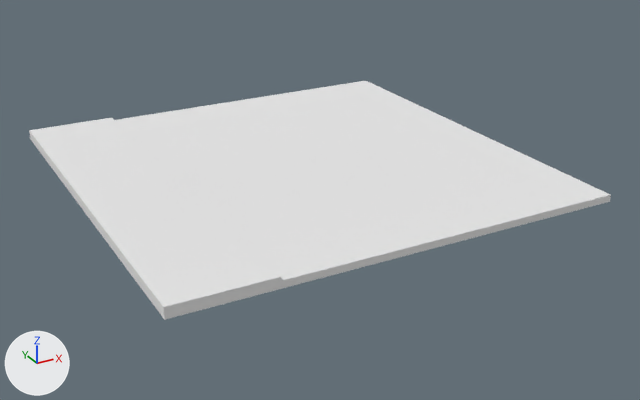
One commit to the OBJ model LD32/Assets/Meshes/World/Street.obj: the scene before it, then after it.
Both versions are drawn from a 50 mm lens placed at (-111.2, -217.5, 96.6), pointed at (4.3, -7.4, -8.5). Every picture has the same lights, and +X, +Y and +Z are marked at lower left. Where no turn or scale is listed for an object, it has been applied to the vertices.

Objects in the first picture: 'Street'.
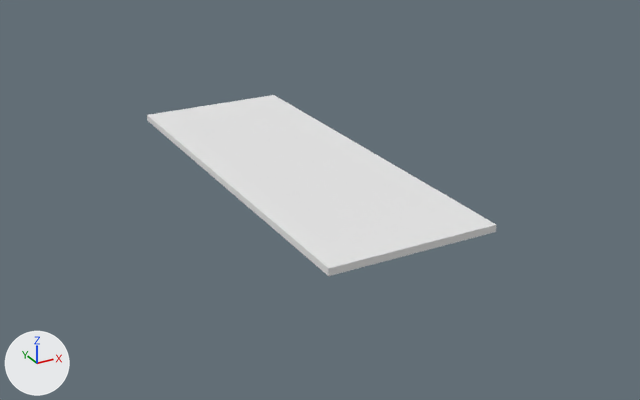
Edits to the bpy script that builds the scene:
```text
Change me_street:
    used by ob_street; location = (0.0, 0.0, 0.0)
    remove me_street.from_pydata(...)  # 33068 vertices, 33066 faces; spans x -63.0..63.0, y -63.0..63.0, z 0.0..3.0
    add me_street.from_pydata(...)  # 12794 vertices, 12792 faces; spans x -24.0..24.0, y -63.0..63.0, z 0.0..2.0
    me_street part 1: 10415 vertices removed from x -63.0..-25.0, y -63.0..63.0, z 0.0..3.0; 125 vertices added at x -24.0, y -62.0..62.0, z 1.0
    me_street part 2: 10109 vertices removed from x 25.0..63.0, y -63.0..63.0, z 0.0..2.0; 125 vertices added at x 24.0, y -62.0..62.0, z 1.0
```

What differs and where, as boxes (x1, y1, x2, y2) in the pictures (640 x 400 px):
'Street', reshaped (40% narrower, 24% shorter)
    before: (29, 81, 611, 320)
    after: (147, 95, 496, 276)
part 1 of me_street, cut back
    before: (29, 115, 329, 320)
    after: (147, 115, 329, 276)
part 2 of me_street, cut back
    before: (275, 81, 611, 232)
